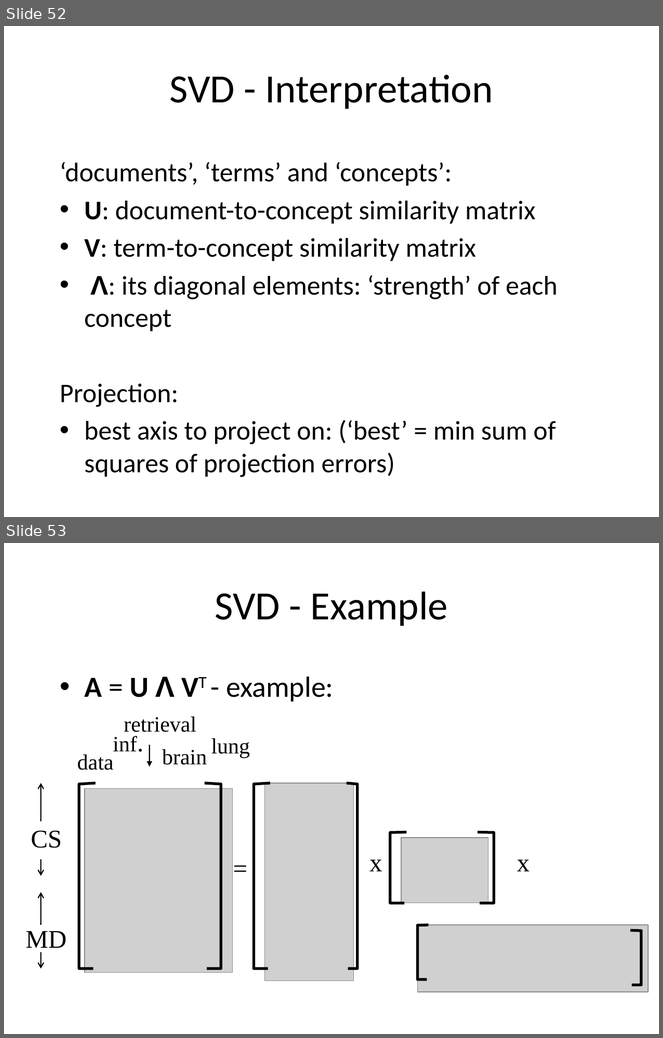
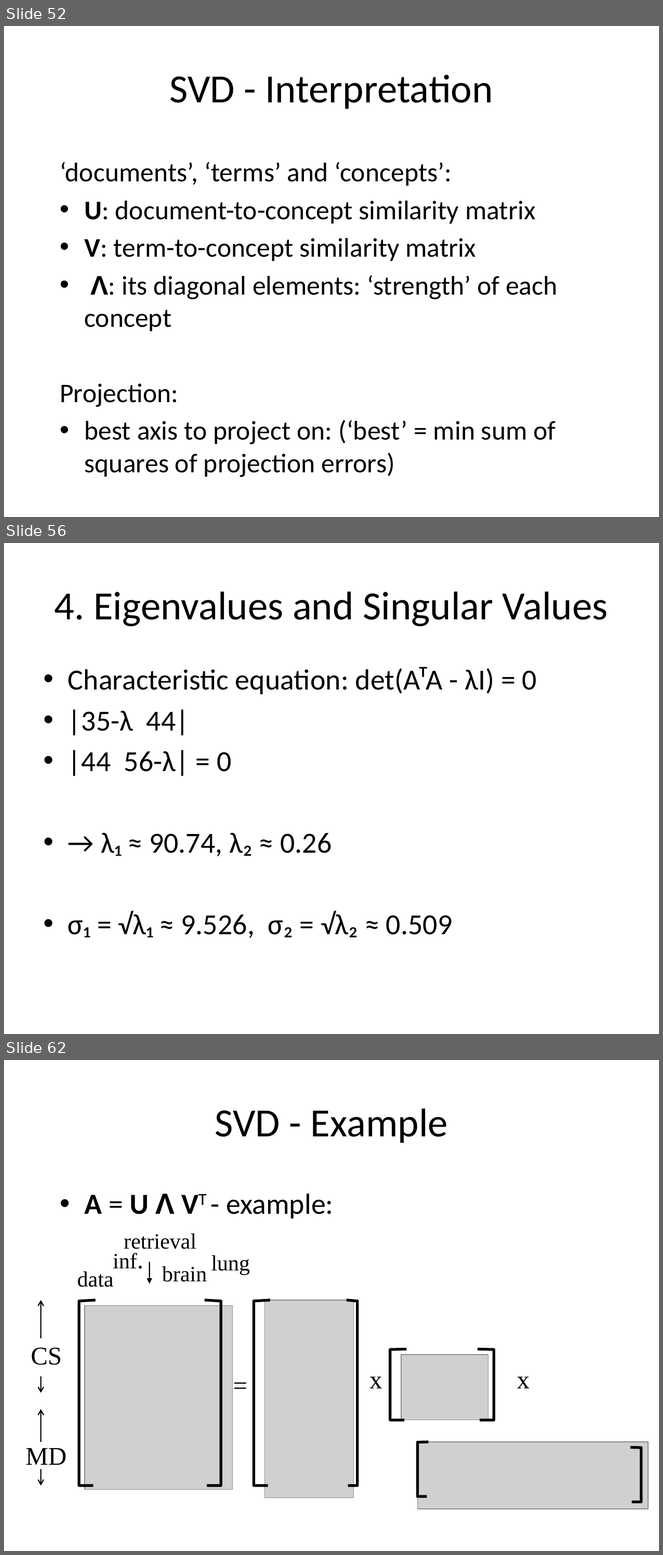
Before and after one commit to a-vodka/dv, a slide deck: dv-lec9-dim-reduc-PCA+SVD.pptx. Shown one above the other, each under a label of ours: slides 52 and 53 before the commit, slides 52, 56 and 62 after it; the slides between them are not shown. The pictures are 663x1038 and 663x1555 pixels, drawn with LibreOffice and Linux fonts; fonts in the diff are those of the drawing; grey boxes stand for pictures; background and template pictures are left out. Boxes give left, top, right and bottom in pixels: in the first picture for what was removed or moved away, otherwise in the second. Text is boxed around its words. In the diff, an @@ line names an element or a change of style, - is before the commit and + after.

```diff
--- a/dv-lec9-dim-reduc-PCA+SVD.pptx
+++ b/dv-lec9-dim-reduc-PCA+SVD.pptx
@@ slide 56 added at box(4, 543, 659, 1034), background picture (left out) @@
@@ title added at box(54, 591, 608, 627), 44 pt, text #000000 @@
+4. Eigenvalues and Singular Values
@@ text added at box(68, 667, 537, 938), 32 pt, text #000000 @@
+• Characteristic equation: det(AᵀA - λI) = 0
+• |35-λ 44|
+• |44 56-λ| = 0
+• → λ₁ ≈ 90.74, λ₂ ≈ 0.26
+• σ₁ = √λ₁ ≈ 9.526, σ₂ = √λ₂ ≈ 0.509
@@ what was slide 53 is now slide 62 @@
```
Also in this commit, not shown: 8 other slides added, 2 other files.
